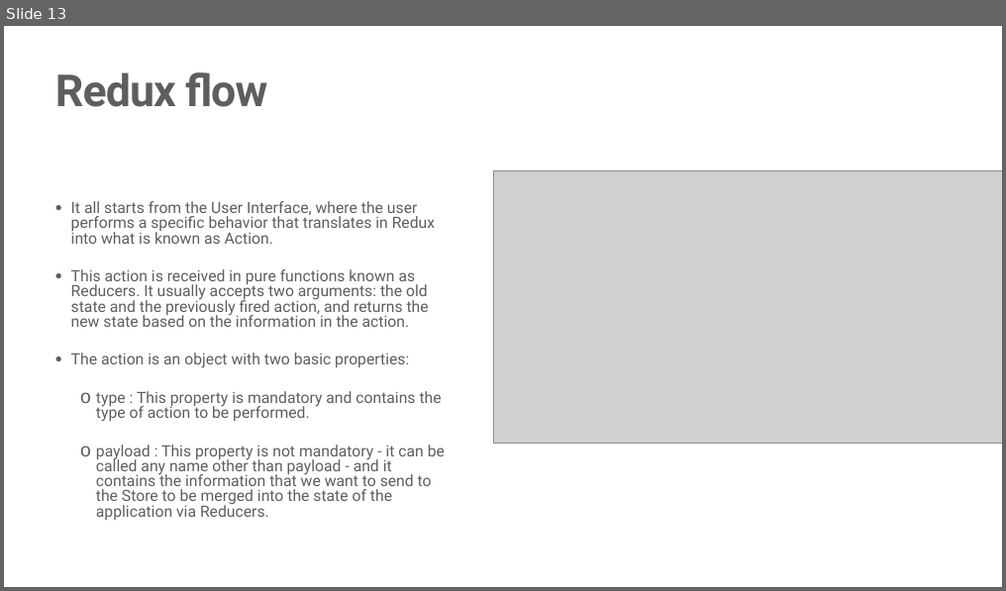
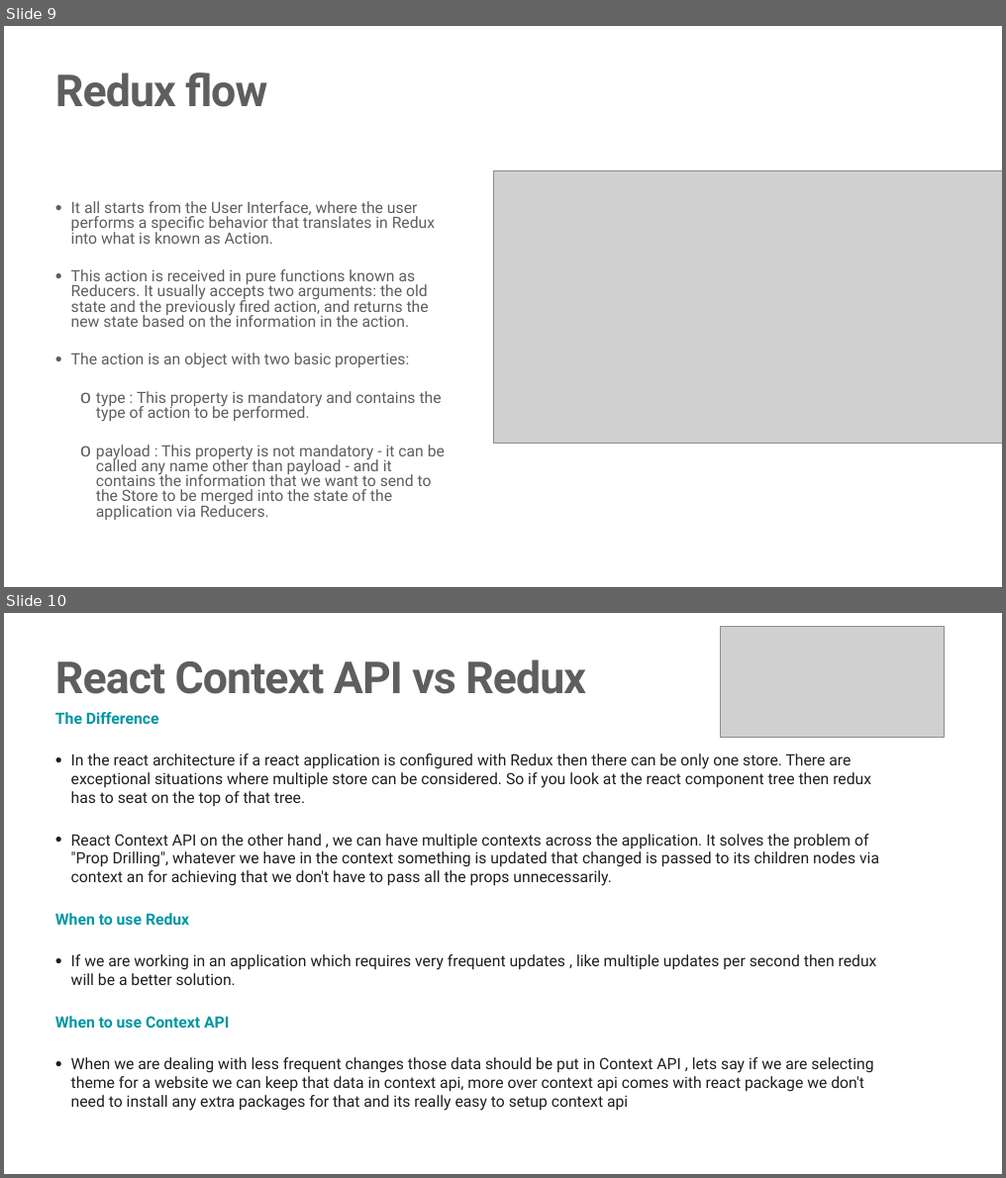
Before and after one commit to JS-RUH-1/React-Lessons, a slide deck: Redux.pptx. Shown one above the other, each under a label of ours: slide 13 before the commit, slides 9 and 10 after it. The pictures are 1006x591 and 1006x1178 pixels, drawn with LibreOffice and Linux fonts; fonts in the diff are those of the drawing; grey boxes stand for pictures; background and template pictures are left out. Boxes give left, top, right and bottom in pixels: in the first picture for what was removed or moved away, otherwise in the second. Text is boxed around its words. In the diff, an @@ line names an element or a change of style, - is before the commit and + after.

```diff
--- a/Redux.pptx
+++ b/Redux.pptx
@@ slide 10 added at (x1=4, y1=613, x2=1002, y2=1174), background #FFFFFF @@
@@ picture added at (x1=720, y1=626, x2=944, y2=737) @@
@@ title added at (x1=55, y1=660, x2=586, y2=694), 85 pt, text #5E5E5E, bold @@
+React Context API vs Redux
@@ text added at (x1=55, y1=712, x2=879, y2=1111), 30 pt, text #1F1E1E @@
+The Difference
+• In the react architecture if a react application is configured with Redux then there can be only one store. There are exceptional situations where multiple store can be considered. So if you look at the react component tree then redux has to seat on the top of that tree.
+• React Context API on the other hand , we can have multiple contexts across the application. It solves the problem of "Prop Drilling", whatever we have in the context something is updated that changed is passed to its children nodes via context an for achieving that we don't have to pass all the props unnecessarily.
+When to use Redux
+• If we are working in an application which requires very frequent updates , like multiple updates per second then redux will be a better solution.
+When to use Context API
+• When we are dealing with less frequent changes those data should be put in Context API , lets say if we are selecting theme for a website we can keep that data in context api, more over context api comes with react package we don't need to install any extra packages for that and its really easy to setup context api
@@ what was slide 13 is now slide 9 @@
```
Also in this commit, not shown: 1 slide changed, 2 other slides added, 4 slides removed, 3 other files.
